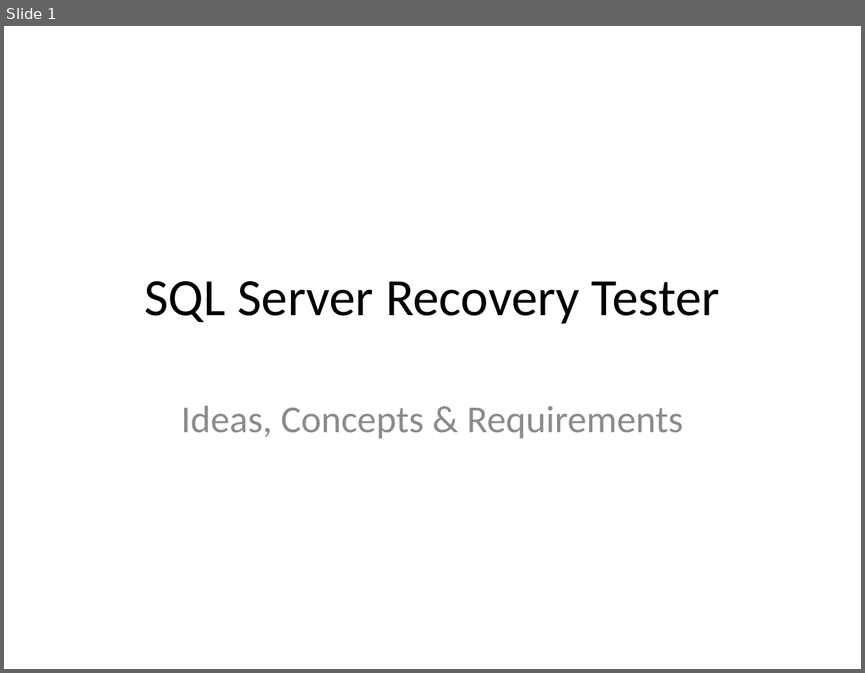
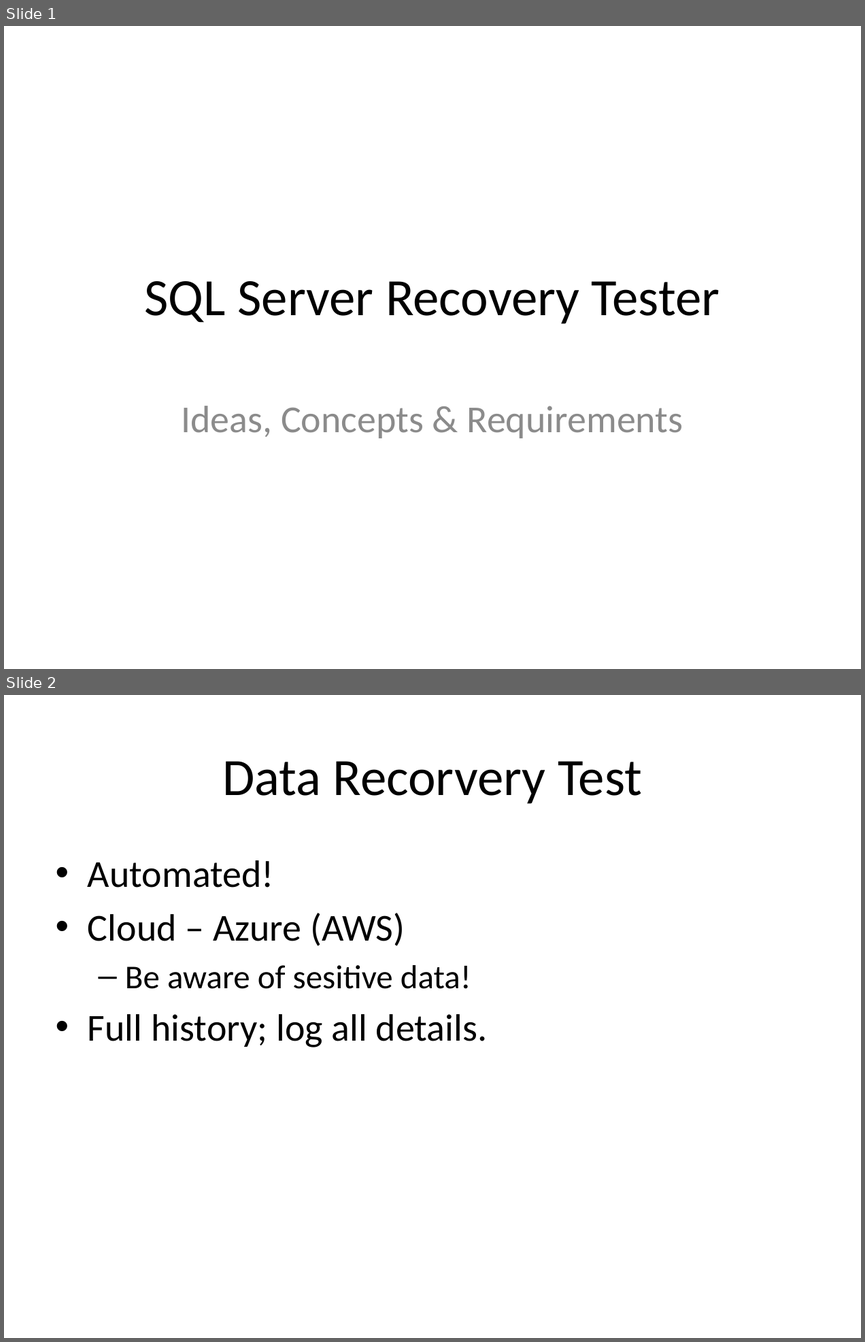
Before and after one commit to NielsGrove/MSSqlRecoveryTester, a slide deck: Documentation/MsSqlRecoveryTester.Concepts.pptx. Shown one above the other, each under a label of ours: slide 1 before the commit, slides 1 and 2 after it. The pictures are 865x673 and 865x1342 pixels, drawn with LibreOffice and Linux fonts; fonts in the diff are those of the drawing. Boxes give left, top, right and bottom in pixels: in the first picture for what was removed or moved away, otherwise in the second. Text is boxed around its words. In the diff, an @@ line names an element or a change of style, - is before the commit and + after.

```diff
--- a/Documentation/MsSqlRecoveryTester.Concepts.pptx
+++ b/Documentation/MsSqlRecoveryTester.Concepts.pptx
@@ slide 2 added at [4, 695, 861, 1338], background #FFFFFF @@
@@ title added at [222, 761, 642, 804], 44 pt, text #000000 @@
+Data Recorvery Test
@@ text added at [88, 860, 487, 1047], 32 pt, text #000000 @@
+• Automated!
+• Cloud – Azure (AWS)
+  – Be aware of sesitive data!
+• Full history; log all details.
```
Also in this commit, not shown: 7 other slides added.
